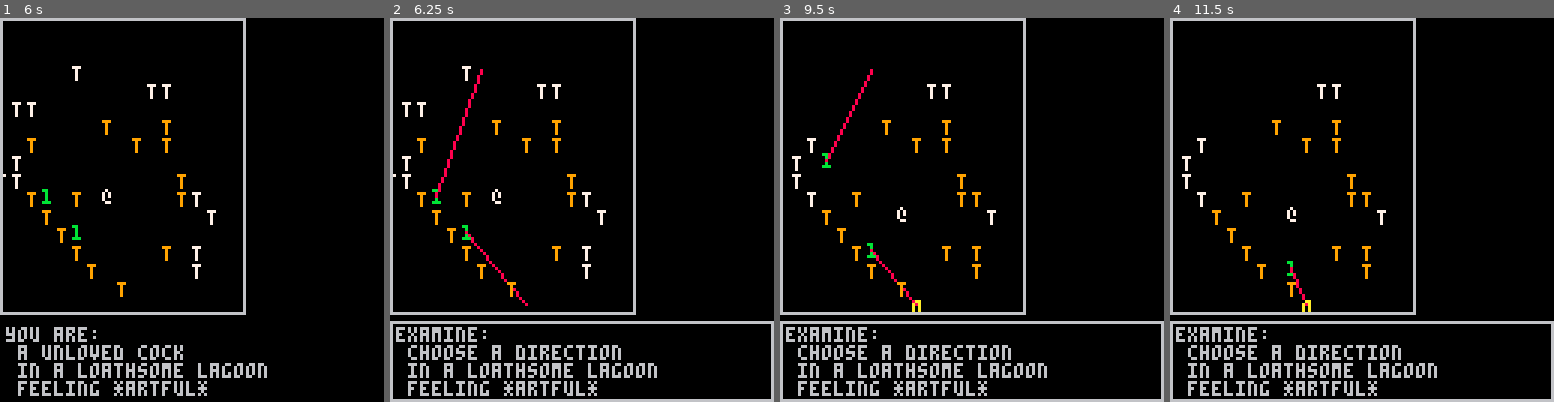
Above: before the commit, frames 1-4 (left to right).
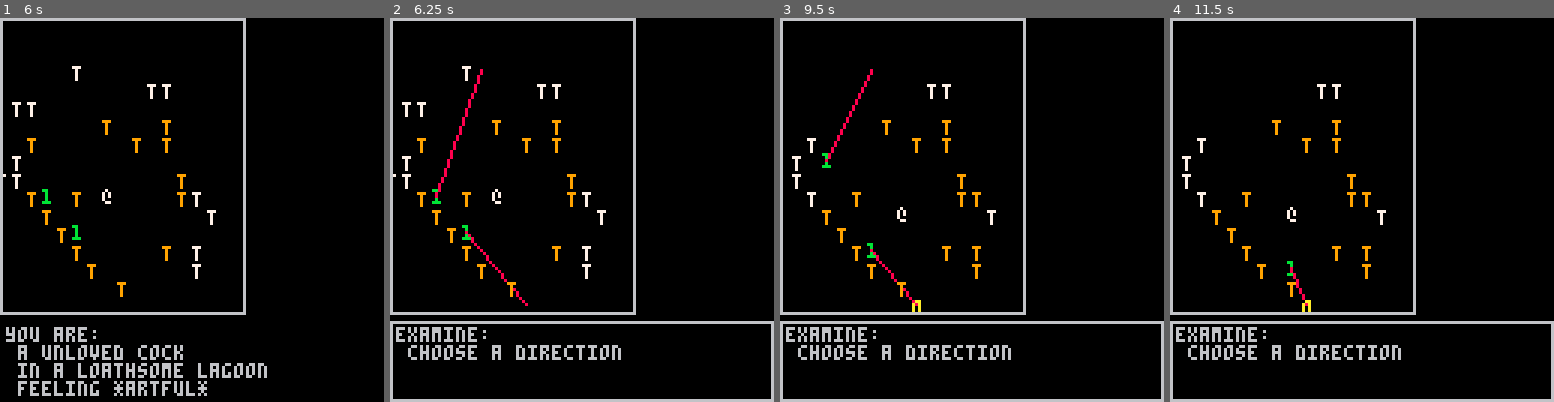
Above: after the commit, the same moments.

Repository: arnodick/castle
Game: PICO-8 cartridge castle.p8
Two runs of this game, one before a commit and one after it. Both use one fixed random seed, a clock stepped at 60 frames per second and the inputs below.
Inputs:
- Up to frame 1 (6 s): tap X (X key) at 0.33, 1.07, 1.85, 2.97, 4.08, 5.2 s; tap O (Z key) at 0.7, 1.7, 2.1, 2.5, 2.9, 3.3, 3.7, 4.1, 4.5, 4.9, 5.3, 5.7 s; hold Right 1.6-2.1 s; hold Up 2.15-2.42 s; hold Right 2.47-3.03 s; hold Left 3.08-3.58 s; hold Down 3.63-3.97 s; hold Right 4.02-4.68 s; hold Up 4.73-5.03 s; hold Left 5.08-5.68 s; hold Down from 5.73 s (still down)
- Up to frame 2 (6.25 s): release Down at 6.03 s; hold Right from 6.08 s (still down); tap O (Z key) at 6.1 s
- Up to frame 3 (9.5 s): tap X (X key) at 6.32, 7.43, 8.55 s; tap O (Z key) every 0.4 s from 6.5 to 9.3 s; release Right at 6.58 s; hold Right 6.63-7.13 s; hold Up 7.18-7.45 s; hold Right 7.5-8.07 s; hold Left 8.12-8.62 s; hold Down 8.67-9 s; hold Right from 9.05 s (still down)
- Up to frame 4 (11.5 s): tap X (X key) at 9.67, 10.78 s; tap O (Z key) every 0.4 s from 9.7 to 11.3 s; release Right at 9.72 s; hold Up 9.77-10.07 s; hold Left 10.12-10.72 s; hold Down 10.77-11.07 s; hold Right from 11.12 s (still down)

Frame 1 is identical in both runs. In frame 2, 1.9% of the frame differs, in the area x 4-70%, y 89-99%; in frame 3, 1.9%; in frame 4, 1.9%.

Commit message:
menu stuff. off by 1 error for countcash?

Diff:
--- a/castle.p8
+++ b/castle.p8
@@ -496,7 +496,6 @@
 function taketurn()
 	for m in all(menus) do
 		m.display=false
---	menus[2].display=true
 		m.me={}
 	end
 	foreach(actors.creatures,doactor)
@@ -598,8 +597,8 @@
 
 function countcash(a)
 	local c=0
-	for a=1,#p.inventory do
-		if p.inventory[a]==4 then
+	for b=1,#a.inventory do
+		if a.inventory[b]==4 then
 			c+=1
 		end
 	end
@@ -849,17 +849,11 @@
 end
 
 function domenu(m)
-	--m.me={}
 	local def={}
 	--examine menu
 	if m.t==1 then
 		if m.control==true then
-			m.display=true
-			m.me[1]="examine:"
-			m.me[2]=" choose a direction"
-			--if p.hit>0 then
-			--	m.me={}
-			--	m.me[1]=" status: stunned "..(p.hit).." turns"
+			sendtomenu(m,{"examine:"," choose a direction"})
 			if btnp()>0 and btnp()<16 then
 				m.control=not m.control
 				local dire=actoroob(p,direction(btnp()))
@@ -886,13 +880,7 @@
 		end
 	--inventory menu
 	elseif m.t==2 then
---		def[1]="inventory:"
 		if p!=nil then
---			m.display=true
---			for a=1,#p.inventory do
---				def[a+1]=" -"..items[actortypes[p.inventory[a]][level+1].sp]
---			end
-			--local ma=#p.inventory if ma>3 then ma=3 end
 			controlmenu(m,2,#p.inventory,def)
 		end
 	--buy menu
@@ -911,7 +899,6 @@
 		def[2]=" a "..species[actortypes[m.target][level+1].sp]--.." feeling *"..feelings[rltns[actortypes[m.target][level+1].rl].fe].."*"
 		controlmenu(m,3,2,def)
 	elseif m.t==5 then
-		--def[1]={}
 		def[1]=" is best!" def[2]=" rules!" def[3]=" = superior!" def[4]=" is right!"
 		controlmenu(m,1,4,def)
 	end
@@ -1011,8 +998,8 @@
 				end
 			elseif btnp()>8 then
 			 state=0 state_i(state)
-			else
-				taketurn()
+			--else
+				--taketurn()
 				--if timer%4==0 then taketurn() end
 			end
 			foreach(actors.creatures,shakeactor)
